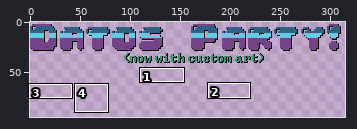
Edited in one commit: pixel-art file (res/textures/SpriteSheet.aseprite). Above, an overview of the earlier version with the close-up marked.
Close-up. Before:
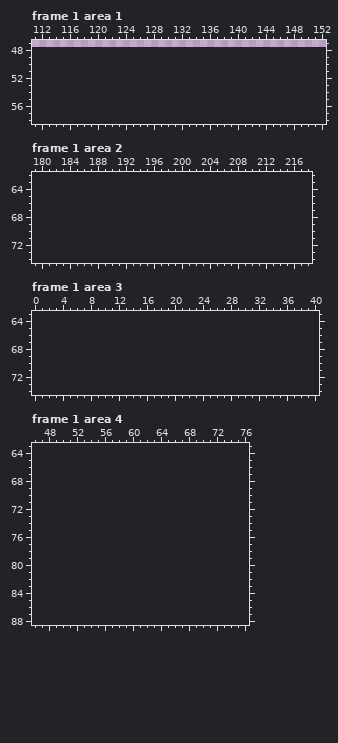
320x48 pixels, 2 frames. Shown: frame 1 area 1: x 111..152, y 47..58; frame 1 area 2: x 179..218, y 62..74; frame 1 area 3: x 0..40, y 63..74; frame 1 area 4: x 46..76, y 63..88. The old version is drawn lined up with the new one, on the new canvas. The wide view leaves out empty margins. The commit also changed other frames or places, which this record leaves out.
After:
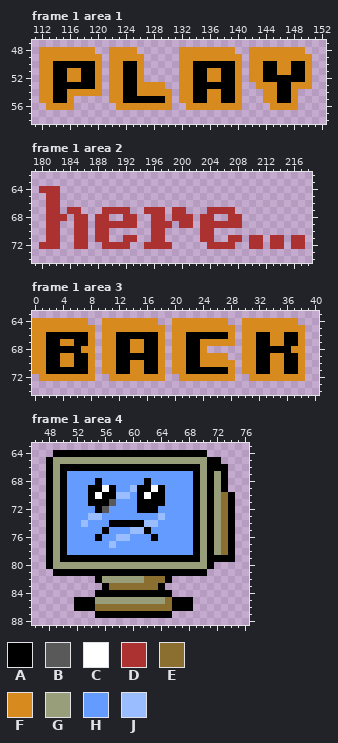
Palette (. is transparent): A #000000  B #595959  C #ffffff  D #ac3232  E #8a6f30  F #d78b1e  G #989e7a  H #639bff  J #99bdff
From old to new:
canvas 320x48 -> 320x96
Frame 1 area 1:
y 48: x 112..119 ........ -> FFFFFFFF; x 122..125 .... -> FFFF; x 132..139 ........ -> FFFFFFFF; x 142..149 ........ -> FFFFFFFF
y 49: x 112..120 ......... -> FFFFFFFFF; x 122..126 ..... -> FFFFF; x 132..140 ......... -> FFFFFFFFF; x 142..150 ......... -> FFFFFFFFF
y 50: x 112..120 ......... -> FFAAAAAAF; x 122..126 ..... -> FFAAF; x 132..140 ......... -> FFAAAAAAF; x 142..150 ......... -> FFAAFFAAF
y 51: x 112..120 ......... -> FFAAFFAAF; x 122..126 ..... -> FFAAF; x 132..140 ......... -> FFAAFFAAF; x 142..150 ......... -> FFAAFFAAF
y 52: x 112..120 ......... -> FFAAFFAAF; x 122..126 ..... -> FFAAF; x 132..140 ......... -> FFAAFFAAF; x 142..150 ......... -> FFAAAAAAF
y 53: x 112..120 ......... -> FFAAAAAAF; x 122..129 ........ -> FFAAFFFF; x 132..140 ......... -> FFAAAAAAF; x 143..150 ........ -> FFFAAFFF
y 54: x 112..120 ......... -> FFAAFFFFF; x 122..130 ......... -> FFAAFFFFF; x 132..140 ......... -> FFAAFFAAF; x 144..148 ..... -> FFAAF
y 55: x 112..116 ..... -> FFAAF; x 122..130 ......... -> FFAAAAAAF; x 132..140 ......... -> FFAAFFAAF; x 144..148 ..... -> FFAAF
y 56: x 113..116 .... -> FFFF; x 123..130 ........ -> FFFFFFFF; x 133..140 ........ -> FFFFFFFF; x 145..148 .... -> FFFF
Frame 1 area 2:
y 64: x 180..182 ... -> DDD
y 65..66: x 181..182 .. -> DD
y 67: x 181..182 .. -> DD; x 184..185 .. -> DD; x 189..192 .... -> DDDD; x 195..197 ... -> DDD; x 199..200 .. -> DD; x 204..207 .... -> DDDD
y 68: x 181..183 ... -> DDD; x 185..186 .. -> DD; x 188..189 .. -> DD; x 192..193 .. -> DD; x 196..197 .. -> DD; x 199..201 ... -> DDD; x 203..204 .. -> DD; x 207..208 .. -> DD
y 69: x 181..182 .. -> DD; x 185..186 .. -> DD; x 188..193 ...... -> DDDDDD; x 196..198 ... -> DDD; x 200..201 .. -> DD; x 203..208 ...... -> DDDDDD
y 70: x 181..182 .. -> DD; x 185..186 .. -> DD; x 188..189 .. -> DD; x 196..197 .. -> DD; x 203..204 .. -> DD
y 71: x 181..182 .. -> DD; x 185..186 .. -> DD; x 188..189 .. -> DD; x 192..193 .. -> DD; x 196..197 .. -> DD; x 203..204 .. -> DD; x 207..208 .. -> DD; x 210..211 .. -> DD; x 213..214 .. -> DD; x 216..217 .. -> DD
y 72: x 180..182 ... -> DDD; x 185..186 .. -> DD; x 189..192 .... -> DDDD; x 195..198 .... -> DDDD; x 204..207 .... -> DDDD; x 210..211 .. -> DD; x 213..214 .. -> DD; x 216..217 .. -> DD
Frame 1 area 3:
y 64: x 0..7 ........ -> FFFFFFFF; x 10..17 ........ -> FFFFFFFF; x 20..27 ........ -> FFFFFFFF; x 30..37 ........ -> FFFFFFFF
y 65: x 0..8 ......... -> FFFFFFFFF; x 10..18 ......... -> FFFFFFFFF; x 20..28 ......... -> FFFFFFFFF; x 30..38 ......... -> FFFFFFFFF
y 66: x 0..8 ......... -> FFAAAAAAF; x 10..18 ......... -> FFAAAAAAF; x 20..28 ......... -> FFAAAAAAF; x 30..38 ......... -> FFAAFFAAF
y 67: x 0..8 ......... -> FFAAFFAAF; x 10..18 ......... -> FFAAFFAAF; x 20..28 ......... -> FFAAFFFFF; x 30..38 ......... -> FFAAFFAAF
y 68: x 0..8 ......... -> FFAAAAAFF; x 10..18 ......... -> FFAAFFAAF; x 20..24 ..... -> FFAAF; x 30..38 ......... -> FFAAAAAFF
y 69: x 0..8 ......... -> FFAAFFAAF; x 10..18 ......... -> FFAAAAAAF; x 20..27 ........ -> FFAAFFFF; x 30..38 ......... -> FFAAFFAAF
y 70: x 0..8 ......... -> FFAAFFAAF; x 10..18 ......... -> FFAAFFAAF; x 20..28 ......... -> FFAAFFFFF; x 30..38 ......... -> FFAAFFAAF
y 71: x 0..8 ......... -> FFAAAAAAF; x 10..18 ......... -> FFAAFFAAF; x 20..28 ......... -> FFAAAAAAF; x 30..38 ......... -> FFAAFFAAF
y 72: x 1..8 ........ -> FFFFFFFF; x 11..18 ........ -> FFFFFFFF; x 21..28 ........ -> FFFFFFFF; x 31..38 ........ -> FFFFFFFF
Frame 1 area 4:
y 64: x 49..70 ...................... -> AAAAAAAAAAAAAAAAAAAAAA
y 65: x 48..72 ......................... -> AGGGGGGGGGGGGGGGGGGGGGGAA
y 66: x 48..73 .......................... -> AGAAAAAAAAAAAAAAAAAAAAGAAA
y 67: x 48..73 .......................... -> AGAHHHHHHHHHHHHHHHHHHAGAGA
y 68: x 48..73 .......................... -> AGAHHHHAHHHHHHAHHHHHHAGAGA
y 69: x 48..73 .......................... -> AGAHHHAACAHHJAACAHHHHAGAGA
y 70: x 48..74 ........................... -> AGAHHHACAAJJHACAAHHHHAGAGEA
y 71: x 48..74 ........................... -> AGAHHHAAABHHHAAAAHHHHAGAGEA
y 72: x 48..74 ........................... -> AGAHHHHABHHHHAAAHHHHHAGAGEA
y 73: x 48..74 ........................... -> AGAHHHJJHHHHHHHHJHHHHAGAGEA
y 74: x 48..74 ........................... -> AGAHHJHHHAAAAAJJHHHHHAGAGEA
y 75: x 48..74 ........................... -> AGAHHHHHAHHHJJAHHHHHHAGAGEA
y 76: x 48..74 ........................... -> AGAHHHHAHHJJHHHAHHHHHAGAGEA
y 77: x 48..74 ........................... -> AGAHHHHHHJHHHHHHHHHHHAGAGEA
y 78: x 48..74 ........................... -> AGAHHHHHHHHHHHHHHHHHHAGAGEA
y 79: x 48..74 ........................... -> AGAAAAAAAAAAAAAAAAAAAAGAAAA
y 80: x 48..71 ........................ -> AGGGGGGGGGGGGGGGGGGGGGGA
y 81: x 49..70 ...................... -> AAAAAAAAAAAAAAAAAAAAAA
y 82: x 55..65 ........... -> AGGGGGGEEEA
y 83: x 56..64 ......... -> AEEEEEEEA
y 84: x 55..65 ........... -> AAAAAAAAAAA
y 85: x 52..68 ................. -> AAAGGGGGGGGGGEAAA
y 86: x 52..68 ................. -> AAAEEEEEEEEEEEAAA
y 87: x 55..65 ........... -> AAAAAAAAAAA
Boxes around the changes in both close-ups, in picture pixels (x1, y1, x2, y2):
added: (39, 47, 312, 110)
added: (39, 186, 305, 249)
added: (32, 318, 305, 381)
added: (46, 450, 235, 618)
